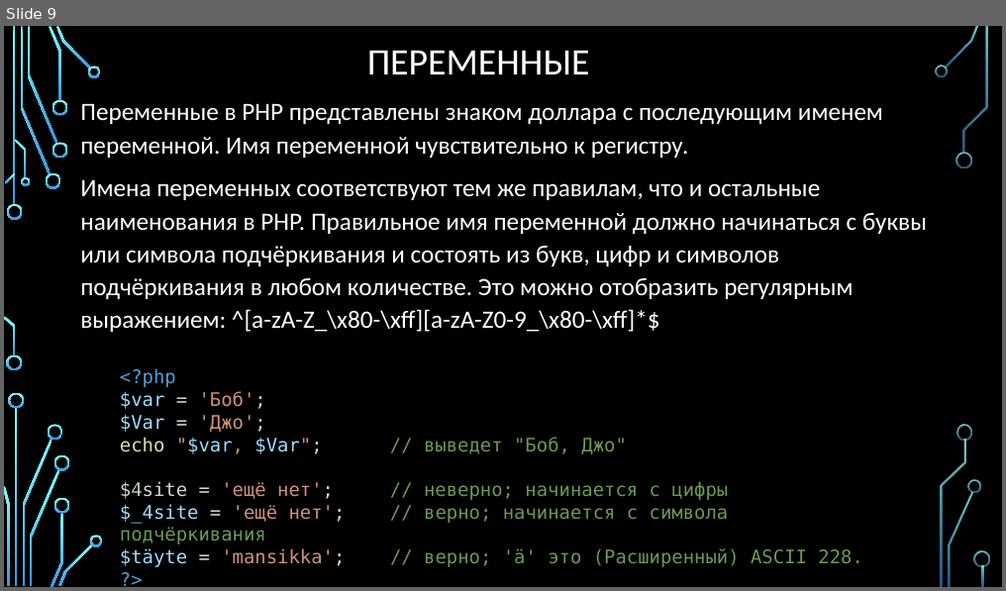
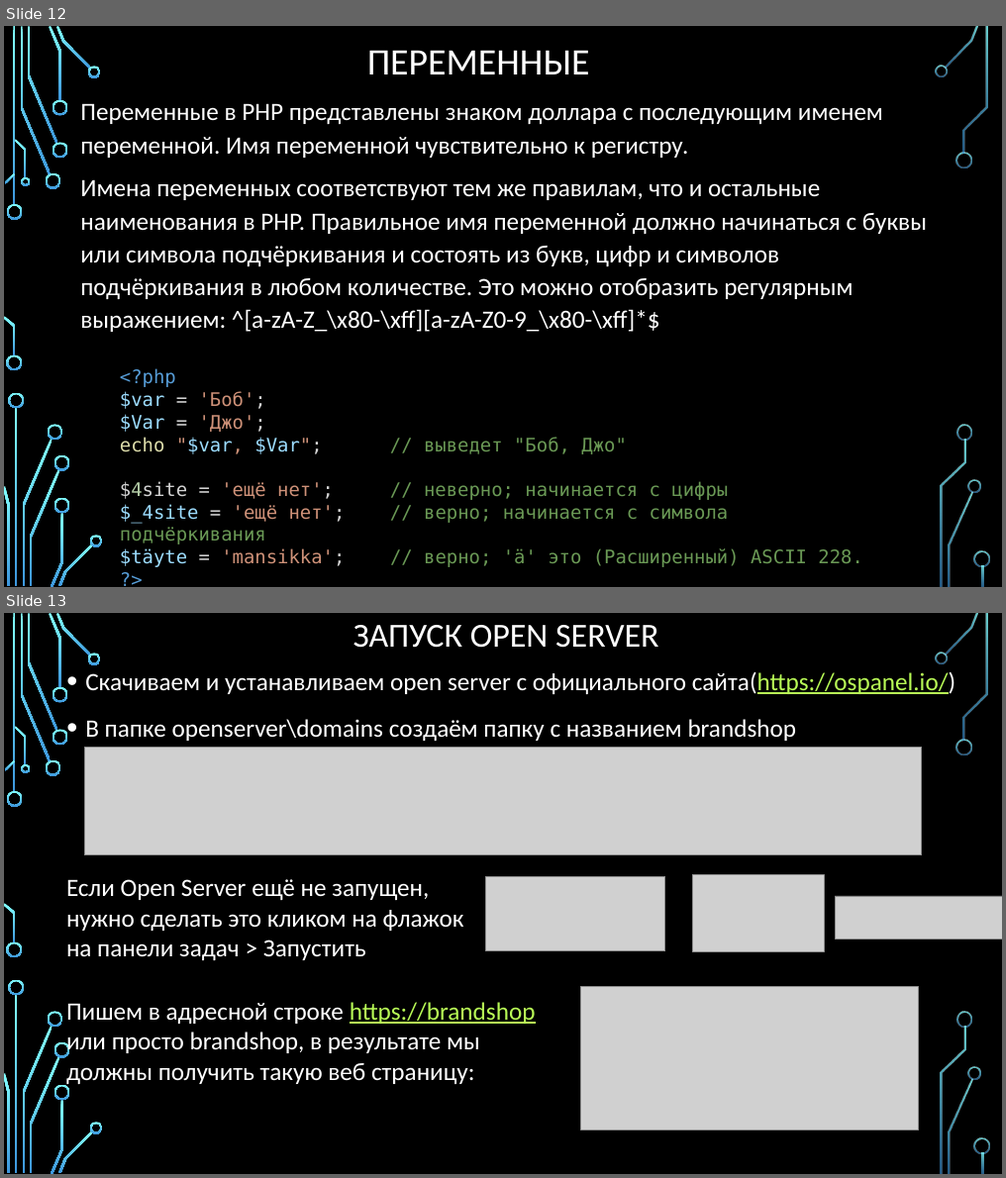
Before and after one commit to Chezemy/Panyushkin_Pavel_195, a slide deck: PHP/Веб-разработка с помощью PHP.pptx. Shown one above the other, each under a label of ours: slide 9 before the commit, slides 12 and 13 after it. The pictures are 1006x591 and 1006x1178 pixels, drawn with LibreOffice and Linux fonts; fonts in the diff are those of the drawing; grey boxes stand for pictures; background and template pictures are left out. Boxes give left, top, right and bottom in pixels: in the first picture for what was removed or moved away, otherwise in the second. Text is boxed around its words. In the diff, an @@ line names an element or a change of style, - is before the commit and + after.

```diff
--- a/PHP/Веб-разработка с помощью PHP.pptx
+++ b/PHP/Веб-разработка с помощью PHP.pptx
@@ slide 13 added at [4, 613, 1002, 1174], background picture (left out); not listed: 36 template elements that a slide beside it also shows @@
@@ title added at [353, 625, 659, 648], 32.4 pt, text #FFFFFF @@
+ЗАПУСК OPEN SERVER
@@ text added at [85, 671, 955, 741], 24 pt, text #FFFFFF @@
+• Скачиваем и устанавливаем open server с официального сайта(https://ospanel.io/)
+• В папке openserver\domains создаём папку с названием brandshop
@@ picture added at [84, 747, 921, 856] @@
@@ text added at [66, 879, 464, 960], 24 pt, text #FFFFFF @@
+Если Open Server ещё не запущен, нужно сделать это кликом на флажок на панели задач > Запустить
@@ picture added at [486, 876, 665, 952] @@
@@ picture added at [693, 875, 824, 953] @@
@@ picture added at [835, 896, 1002, 939] @@
@@ picture added at [581, 986, 919, 1131] @@
@@ text added at [66, 1002, 536, 1084], 24 pt, text #FFFFFF @@
+Пишем в адресной строке https://brandshop или просто brandshop, в результате мы должны получить такую веб страницу:
@@ what was slide 9 is now slide 12 @@
```
Also in this commit, not shown: 4 other slides added, 9 other files.
